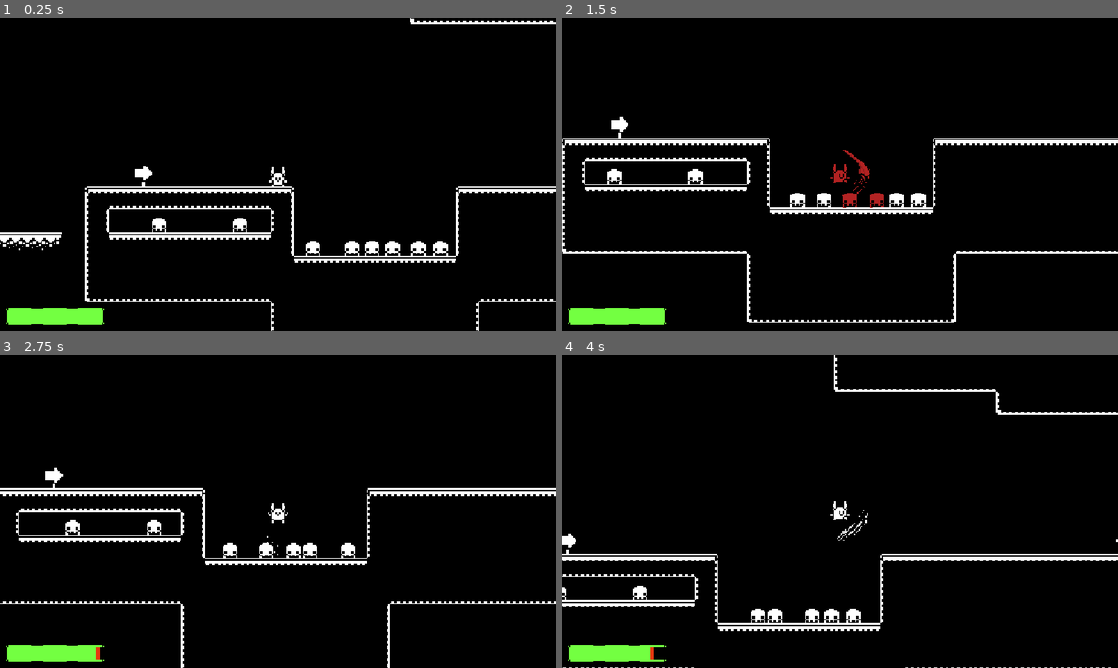
Above: before the commit, frames 1-4 (two rows, left to right).
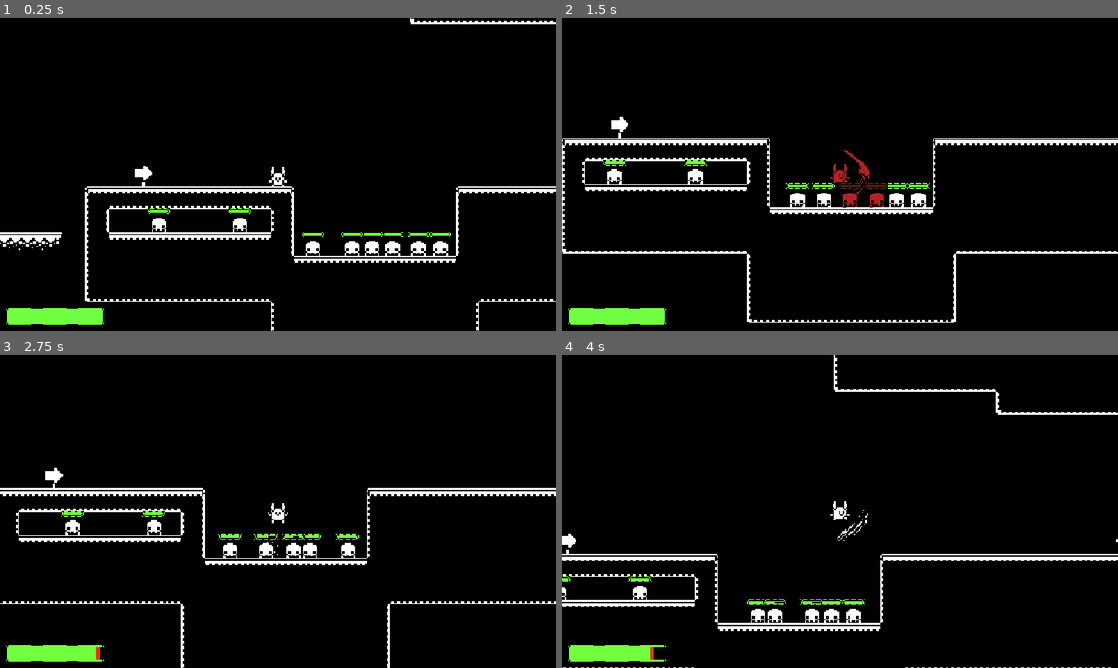
Above: after the commit, the same moments.

Repository: SeldonRubika/Godot-Workshop-Project
Game: Godot game, scene res://Scenes/main_world/main_world.tscn
Two runs of this game, one before a commit and one after it. Both use one fixed random seed, a clock stepped at 60 frames per second and the inputs below.
Inputs (mouse positions are in pixels of both pictures, inside the frame that each line leads up to):
- Up to frame 1 (0.25 s): no input
- Up to frame 2 (1.5 s): move the mouse to (962, 158) at 0.52 s; hold D (Right) from 0.53 s (still down); click (962, 158) at 0.6 s; tap Space (Jump) at 0.77 s; move the mouse to (728, 190) at 1.27 s; click (728, 190) at 1.35 s
- Up to frame 3 (2.75 s): tap Space (Jump) at 1.52 s; move the mouse to (333, 442) at 2.02 s; release D (Right) at 2.03 s; hold A (Left) from 2.03 s (still down); click (333, 442) at 2.1 s
- Up to frame 4 (4 s): move the mouse to (812, 574) at 2.77 s; release A (Left) at 2.78 s; hold D (Right) from 2.78 s (still down); click (812, 574) at 2.85 s; tap Space (Jump) at 3.02, 3.77 s; move the mouse to (1006, 558) at 3.52 s; click (1006, 558) at 3.6 s

The runs differ from the first frame. In frame 1, 0.3% of the frame differs, in the area x 26-82%, y 60-70%; in frame 2, 0.4%, in the area x 7-67%, y 45-55%; in frame 3, 0.4%; in frame 4, 0.3%.

Commit message:
Added hp_bar to ennemy (made it modular)

Diff:
--- a/Scenes/enemies/basic_enemy.gd
+++ b/Scenes/enemies/basic_enemy.gd
@@ -3,6 +3,7 @@
 @export var wall_detector: RayCast2D
 @export var death_particles: CPUParticles2D
 @export var collision_shape_2d: CollisionShape2D
+@export var life: Control
 
 @export var speed = 4000.0
 @export var direction := 1.0
@@ -11,6 +12,9 @@
 var max_hp := 20
 var hp := max_hp
 var stop := false
+
+func _ready() -> void:
+	life.set_ui_max(max_hp)
 
 func _physics_process(delta: float) -> void:
 	if not is_on_floor():
@@ -26,11 +30,13 @@
 
 func take_damage(amount: int):
 	hp = min(hp-amount,max_hp)
+	life.update_life_ui(hp)
 	if hp <=0:
 		death_particles.emitting = true
 		collision_shape_2d.set_deferred("disabled",true)
 		stop = true
 		sprite.hide()
+		life.hide()
 		await death_particles.finished
 		queue_free()
 	modulate = Color.FIREBRICK
--- a/Scenes/enemies/basic_enemy.tscn
+++ b/Scenes/enemies/basic_enemy.tscn
@@ -2,6 +2,7 @@
 
 [ext_resource type="Texture2D" uid="uid://dfqyul88mxsyi" path="res://Assets/tilemaps and spritesheets/monochrome_tilemap_packed.png" id="1_8hmvv"]
 [ext_resource type="Script" uid="uid://ftrsu0tfpbc7" path="res://Scenes/enemies/basic_enemy.gd" id="1_pikmp"]
+[ext_resource type="PackedScene" uid="uid://j8odnfubaucm" path="res://Scenes/ui/life.tscn" id="3_3070v"]
 
 [sub_resource type="AtlasTexture" id="AtlasTexture_pikmp"]
 atlas = ExtResource("1_8hmvv")
@@ -47,7 +48,7 @@
 [sub_resource type="RectangleShape2D" id="RectangleShape2D_5q66j"]
 size = Vector2(8, 10)
 
-[node name="Basic_Enemy" type="CharacterBody2D" unique_id=713533899 node_paths=PackedStringArray("sprite", "wall_detector", "death_particles", "collision_shape_2d") groups=["monster"]]
+[node name="Basic_Enemy" type="CharacterBody2D" unique_id=713533899 node_paths=PackedStringArray("sprite", "wall_detector", "death_particles", "collision_shape_2d", "life") groups=["monster"]]
 collision_layer = 4
 collision_mask = 5
 script = ExtResource("1_pikmp")
@@ -55,6 +56,7 @@
 wall_detector = NodePath("wall_detector")
 death_particles = NodePath("DeathParticles")
 collision_shape_2d = NodePath("CollisionShape2D")
+life = NodePath("Life")
 
 [node name="sprite" type="AnimatedSprite2D" parent="." unique_id=2060938428]
 sprite_frames = SubResource("SpriteFrames_7771s")
@@ -82,3 +84,14 @@
 spread = 180.0
 gravity = Vector2(0, 0)
 initial_velocity_max = 2.0
+
+[node name="Life" parent="." unique_id=1433030506 instance=ExtResource("3_3070v")]
+custom_minimum_size = Vector2(32, 2)
+anchor_left = -1.5
+anchor_top = -1.0
+anchor_right = 0.0
+anchor_bottom = -1.0
+offset_left = -8.0
+offset_top = -8.0
+offset_bottom = -6.0
+scale = Vector2(0.5, 0.5)
--- /dev/null
+++ b/Scenes/ui/life.gd
@@ -0,0 +1,18 @@
+extends Control
+
+@export var hp_bar: TextureProgressBar
+@export var hp_bar_highlight: TextureProgressBar
+@export var ease_in := false
+func update_life_ui(new_life:int):
+	var tween = create_tween()
+	if ease_in:
+		tween.set_ease(Tween.EASE_IN)
+		tween.set_trans(Tween.TRANS_EXPO)
+	tween.tween_property(hp_bar,"value",new_life,.4)
+	tween.tween_property(hp_bar_highlight,"value",new_life,.2)
+
+func set_ui_max(max_hp):
+	hp_bar.max_value = max_hp
+	hp_bar.value = max_hp
+	hp_bar_highlight.max_value = max_hp
+	hp_bar_highlight.value = max_hp
--- /dev/null
+++ b/Scenes/ui/life.tscn
@@ -0,0 +1,56 @@
+[gd_scene format=3 uid="uid://j8odnfubaucm"]
+
+[ext_resource type="Script" uid="uid://vrd3l7vdbomg" path="res://Scenes/ui/life.gd" id="1_p4f3q"]
+[ext_resource type="Texture2D" uid="uid://y8uph0r1uhm6" path="res://Assets/Sprites/XpBar.png" id="2_2goue"]
+[ext_resource type="Texture2D" uid="uid://b0rlwocjlw6ko" path="res://Assets/Sprites/Blank.png" id="3_xih8v"]
+[ext_resource type="Texture2D" uid="uid://cn1i851rbrd44" path="res://Assets/Sprites/XpBarUnder.png" id="4_rkfq3"]
+
+[node name="Life" type="Control" unique_id=1433030506 node_paths=PackedStringArray("hp_bar", "hp_bar_highlight")]
+layout_mode = 3
+anchor_left = 0.01
+anchor_top = 0.92746913
+anchor_right = 0.18663195
+anchor_bottom = 0.9800001
+grow_vertical = 0
+script = ExtResource("1_p4f3q")
+hp_bar = NodePath("HpBar")
+hp_bar_highlight = NodePath("HpBarHighlight")
+metadata/_edit_use_anchors_ = true
+
+[node name="HpBarHighlight" type="TextureProgressBar" parent="." unique_id=844140812]
+layout_mode = 1
+anchors_preset = 15
+anchor_right = 1.0
+anchor_bottom = 1.0
+grow_horizontal = 2
+grow_vertical = 2
+step = 0.1
+value = 100.0
+nine_patch_stretch = true
+stretch_margin_left = 4
+stretch_margin_top = 4
+stretch_margin_right = 4
+stretch_margin_bottom = 4
+texture_over = ExtResource("2_2goue")
+texture_progress = ExtResource("3_xih8v")
+tint_progress = Color(0.9019608, 0.21960784, 0.05882353, 1)
+
+[node name="HpBar" type="TextureProgressBar" parent="." unique_id=1009013824]
+layout_mode = 1
+anchors_preset = 15
+anchor_right = 1.0
+anchor_bottom = 1.0
+grow_horizontal = 2
+grow_vertical = 2
+step = 0.1
+value = 100.0
+nine_patch_stretch = true
+stretch_margin_left = 4
+stretch_margin_top = 4
+stretch_margin_right = 4
+stretch_margin_bottom = 4
+texture_under = ExtResource("4_rkfq3")
+texture_over = ExtResource("2_2goue")
+texture_progress = ExtResource("3_xih8v")
+tint_under = Color(0.4509804, 1, 0.25490198, 1)
+tint_progress = Color(0.4509804, 1, 0.25490198, 1)
--- a/Scenes/ui/ui.gd
+++ b/Scenes/ui/ui.gd
@@ -1,15 +1,8 @@
 extends CanvasLayer
 
-@export var hp_bar: TextureProgressBar
-@export var hp_bar_highlight: TextureProgressBar
+@export var life: Control
 
 func _ready() -> void:
 	for player : Player in get_tree().get_nodes_in_group(&"Player"):
-		player.took_damage.connect(update_life_ui)
-
-func update_life_ui(new_life:int):
-	var tween = create_tween()
-	tween.set_ease(Tween.EASE_IN)
-	tween.set_trans(Tween.TRANS_EXPO)
-	tween.tween_property(hp_bar,"value",new_life,.4)
-	tween.tween_property(hp_bar_highlight,"value",new_life,.2)
+		life.set_ui_max(player.max_hp)
+		player.took_damage.connect(life.update_life_ui)
--- a/Scenes/ui/ui.tscn
+++ b/Scenes/ui/ui.tscn
@@ -1,60 +1,11 @@
 [gd_scene format=3 uid="uid://75wn2vwemhr1"]
 
 [ext_resource type="Script" uid="uid://b5a3c2tdgk2dj" path="res://Scenes/ui/ui.gd" id="1_ag0dx"]
-[ext_resource type="Texture2D" uid="uid://y8uph0r1uhm6" path="res://Assets/Sprites/XpBar.png" id="1_oak0x"]
-[ext_resource type="Texture2D" uid="uid://b0rlwocjlw6ko" path="res://Assets/Sprites/Blank.png" id="2_ag0dx"]
-[ext_resource type="Texture2D" uid="uid://cn1i851rbrd44" path="res://Assets/Sprites/XpBarUnder.png" id="4_atbq8"]
+[ext_resource type="PackedScene" uid="uid://j8odnfubaucm" path="res://Scenes/ui/life.tscn" id="2_oak0x"]
 
-[node name="UI" type="CanvasLayer" unique_id=1087143809 node_paths=PackedStringArray("hp_bar", "hp_bar_highlight")]
+[node name="UI" type="CanvasLayer" unique_id=1087143809 node_paths=PackedStringArray("life")]
 script = ExtResource("1_ag0dx")
-hp_bar = NodePath("Life/HpBar")
-hp_bar_highlight = NodePath("Life/HpBarHighlight")
+life = NodePath("Life")
 
-[node name="Life" type="Control" parent="." unique_id=487647845]
-layout_mode = 3
-anchor_left = 0.01
-anchor_top = 0.92746913
-anchor_right = 0.18663195
-anchor_bottom = 0.9800001
-grow_vertical = 0
-metadata/_edit_use_anchors_ = true
-
-[node name="HpBarHighlight" type="TextureProgressBar" parent="Life" unique_id=1668576575]
-layout_mode = 1
-anchors_preset = 15
-anchor_right = 1.0
-anchor_bottom = 1.0
-grow_horizontal = 2
-grow_vertical = 2
-step = 0.1
-value = 100.0
-nine_patch_stretch = true
-stretch_margin_left = 4
-stretch_margin_top = 4
-stretch_margin_right = 4
-stretch_margin_bottom = 4
-texture_over = ExtResource("1_oak0x")
-texture_progress = ExtResource("2_ag0dx")
-tint_progress = Color(0.9019608, 0.21960784, 0.05882353, 1)
-metadata/_edit_use_anchors_ = true
-
-[node name="HpBar" type="TextureProgressBar" parent="Life" unique_id=1853669057]
-layout_mode = 1
-anchors_preset = 15
-anchor_right = 1.0
-anchor_bottom = 1.0
-grow_horizontal = 2
-grow_vertical = 2
-step = 0.1
-value = 100.0
-nine_patch_stretch = true
-stretch_margin_left = 4
-stretch_margin_top = 4
-stretch_margin_right = 4
-stretch_margin_bottom = 4
-texture_under = ExtResource("4_atbq8")
-texture_over = ExtResource("1_oak0x")
-texture_progress = ExtResource("2_ag0dx")
-tint_under = Color(0.4509804, 1, 0.25490198, 1)
-tint_progress = Color(0.4509804, 1, 0.25490198, 1)
-metadata/_edit_use_anchors_ = true
+[node name="Life" parent="." unique_id=1433030506 instance=ExtResource("2_oak0x")]
+ease_in = true
Not shown, added: Scenes/ui/life.gd.uid
